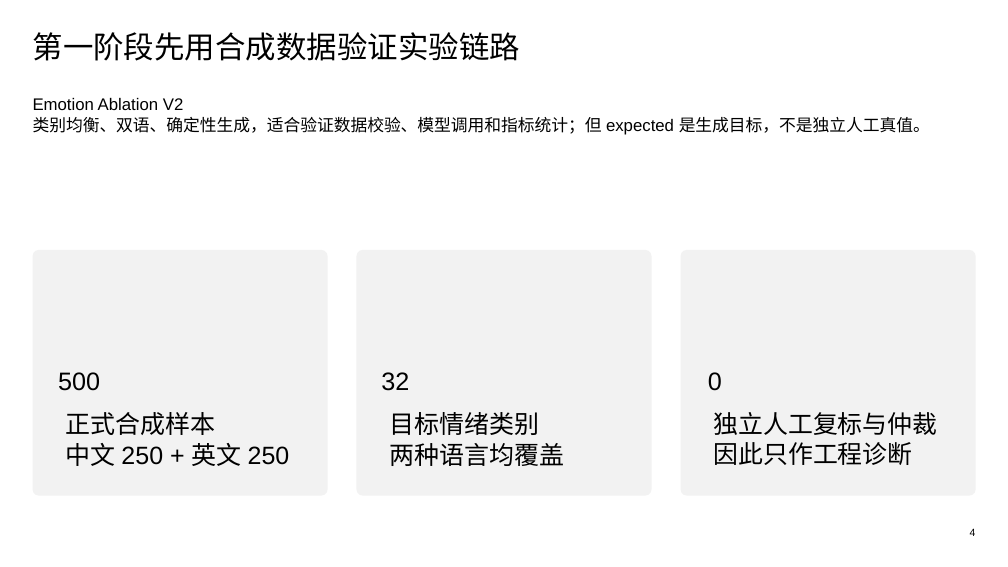
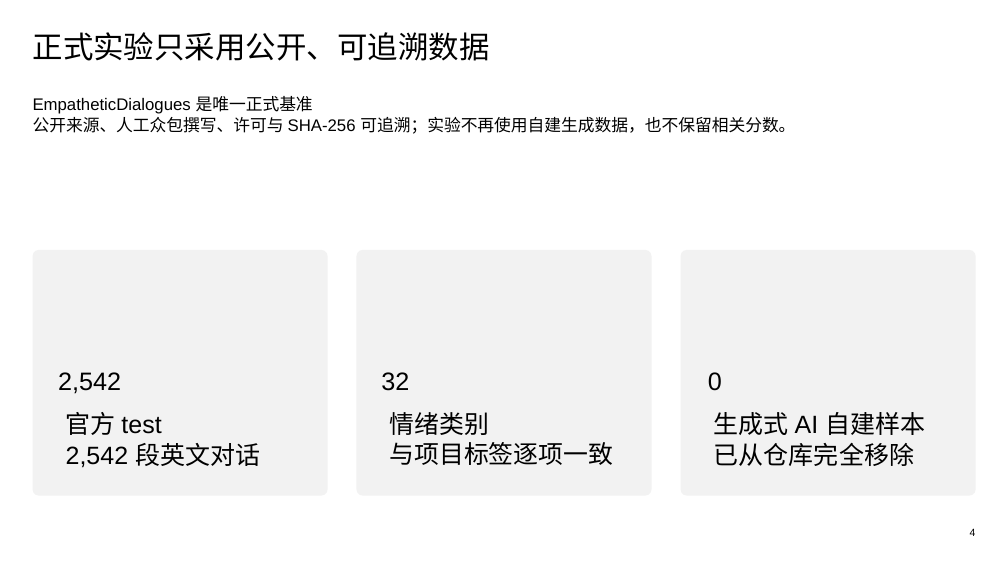
Before and after one commit to n0rk1n/HDU-erc, a slide deck: slide 4 of deliverables/advisor_full_summary_20260728/emotion_chatbot_ablation_report.pptx. Drawn at 1008x567 pixels with LibreOffice and Linux fonts; fonts in the diff are those of the drawing. Boxes give left, top, right and bottom in pixels: in the first picture for what was removed or moved away, otherwise in the second. Text is boxed around its words. In the diff, an @@ line names an element or a change of style, - is before the commit and + after.

Commit message:
refactor: retire synthetic emotion benchmark

```diff
--- a/deliverables/advisor_full_summary_20260728/emotion_chatbot_ablation_report.pptx
+++ b/deliverables/advisor_full_summary_20260728/emotion_chatbot_ablation_report.pptx
@@ text at box(33, 32, 490, 61): text changed @@
-第一阶段先用合成数据验证实验链路
+正式实验只采用公开、可追溯数据
@@ text at box(33, 96, 795, 134): text changed @@
-Emotion Ablation V2
-类别均衡、双语、确定性生成，适合验证数据校验、模型调用和指标统计；但 expected 是生成目标，不是独立人工真值。
+EmpatheticDialogues 是唯一正式基准
+公开来源、人工众包撰写、许可与 SHA-256 可追溯；实验不再使用自建生成数据，也不保留相关分数。
@@ text at box(58, 372, 121, 394): text changed @@
-500
+2,542
@@ text at box(66, 412, 260, 468): text changed @@
-正式合成样本
-中文 250 + 英文 250
+官方 test
+2,542 段英文对话
@@ text at box(390, 412, 613, 465): text changed; size 23.9 to 23.7 pt @@
-目标情绪类别
-两种语言均覆盖
+情绪类别
+与项目标签逐项一致
@@ text at box(714, 412, 925, 466): text changed; size 23.7 to 23.9 pt @@
-独立人工复标与仲裁
-因此只作工程诊断
+生成式 AI 自建样本
+已从仓库完全移除
```
Also in this commit, not shown: 8 other slides changed, 37 other files.
